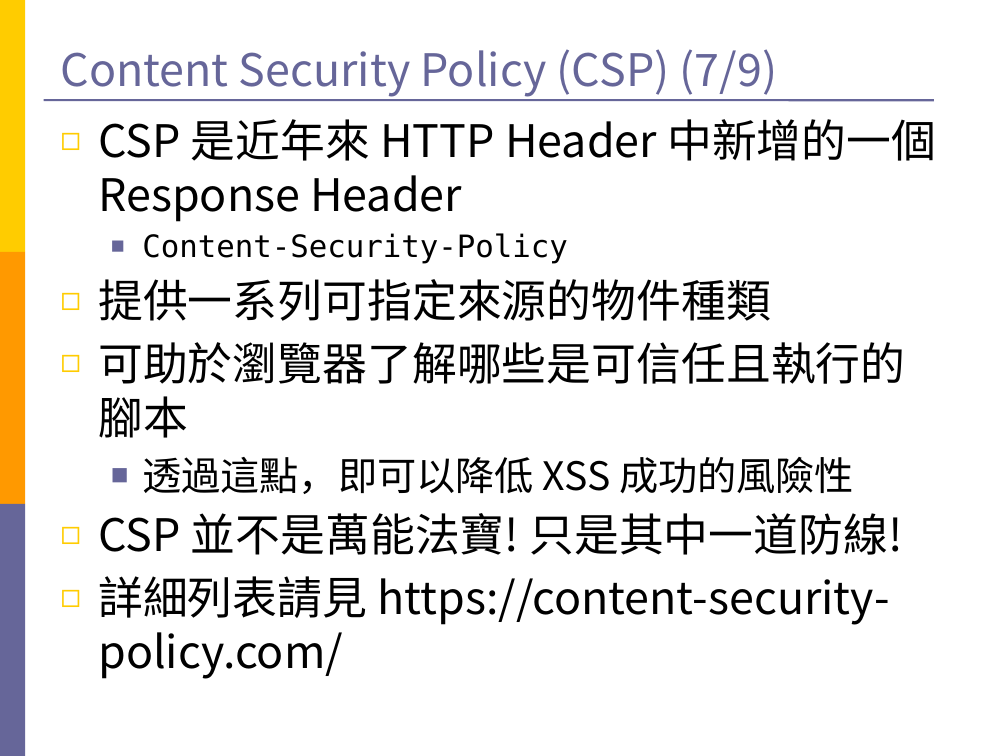
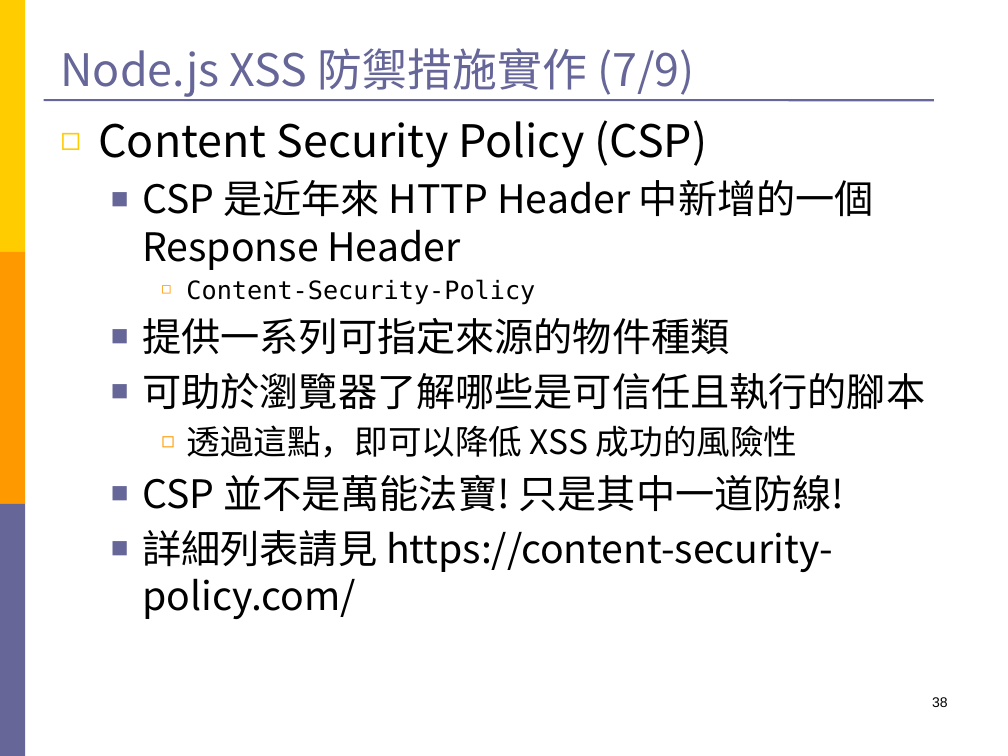
Before and after one commit to Still34/nodejs-security-course, a slide deck: slide 38 of export/nodejs-master-file.pptx (slide 47 before the commit). Drawn at 1008x756 pixels with LibreOffice and Linux fonts; fonts in the diff are those of the drawing. Boxes give left, top, right and bottom in pixels: in the first picture for what was removed or moved away, otherwise in the second. Text is boxed around its words. In the diff, an @@ line names an element or a change of style, - is before the commit and + after.

```diff
--- a/export/nodejs-master-file.pptx
+++ b/export/nodejs-master-file.pptx
@@ title at (60,48,695,97): text changed @@
-Content Security Policy (CSP) (7/9)
+Node.js XSS 防禦措施實作 (7/9)
@@ text at (98,120,708,168): paragraph added @@
+◻ Content Security Policy (CSP)
@@ text at (142,180,925,619): size 32 to 28 pt in "CSP 是近年來 HTTP Header 中新增的一個 Response Header", "提供一系列可指定來源的物件種類", "可助於瀏覽器了解哪些是可信任且執行的腳本", "CSP 並不是萬能法寶! 只是其中一道防線!" and 1 more places; size 22 to 18 pt in "Content-Security-Policy"; size 28 to 24 pt in "透過這點，即可以降低 XSS 成功的風險性"; bullet ◻ to ■; list level 1 to 2 in "CSP 是近年來 HTTP Header 中新增的一個 ..."; bullet colour #FFCC00 to #666699; bullet ■ to ◻; list level 2 to 3 in "Content-Security-Policy"; bullet colour #666699 to #FF9900; list level 1 to 2 in "提供一系列可指定來源的物件種類"; list level 1 to 2 in "可助於瀏覽器了解哪些是可信任且執行的腳本"; list level 2 to 3 in "透過這點，即可以降低 XSS 成功的風險性"; list level 1 to 2 in "CSP 並不是萬能法寶! 只是其中一道防線!"; list level 1 to 2 in "詳細列表請見 https://content-security-policy.com/" @@
@@ page number added at (932,697,948,707), 10 pt, text #000000 @@
+38
```
Also in this commit, not shown: 57 other slides changed, 4 slides added, 15 slides removed.
